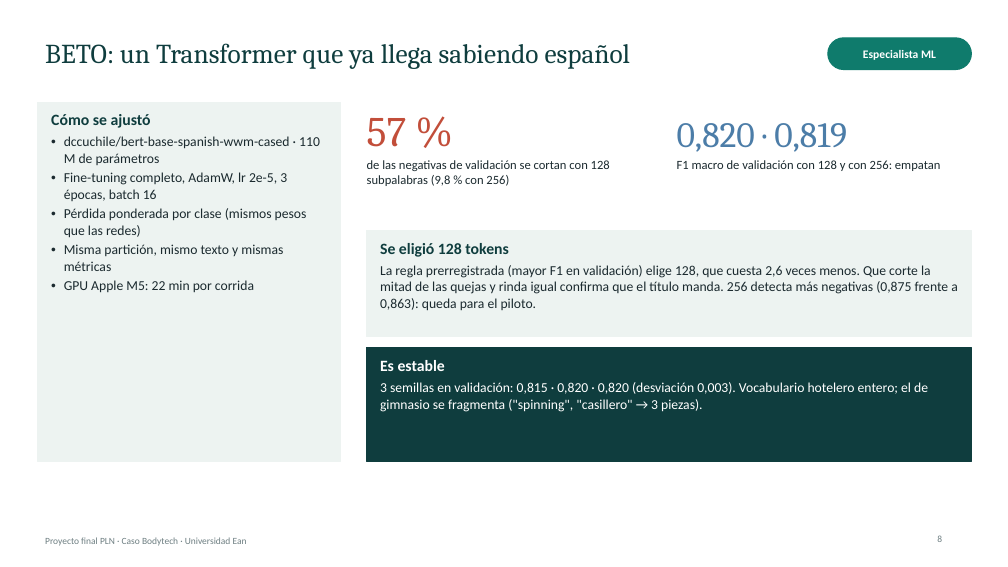
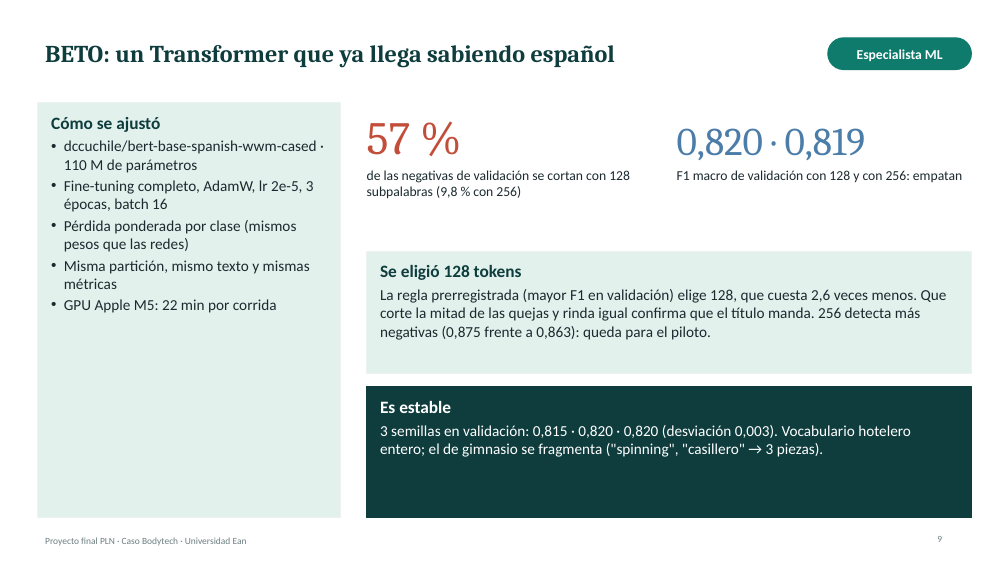
Before and after one commit to josephsbatista/proyecto-pln-bodytech, a slide deck: slide 9 of entregables/Presentacion_Final.pptx (slide 8 before the commit). Drawn at 1008x567 pixels with LibreOffice and Linux fonts; fonts in the diff are those of the drawing. Boxes give left, top, right and bottom in pixels: in the first picture for what was removed or moved away, otherwise in the second. Text is boxed around its words. In the diff, an @@ line names an element or a change of style, - is before the commit and + after.

```diff
--- a/entregables/Presentacion_Final.pptx
+++ b/entregables/Presentacion_Final.pptx
@@ title "BETO: un Transformer que ya ..." at [45,45,615,67]: size 26 to 23 pt, bold on @@
@@ text "Especialista ML" at [857,49,943,61]: size 11 to 13 pt @@
@@ rectangle: place and size @@
-rectangle at [38,102,340,461]
+rectangle at [38,103,340,518]
@@ rectangle at [38,103,340,518]: fill #EDF3F1 to #E2F1EC @@
@@ text "Cómo se ajustó" at [51,117,317,313]: size 15 to 16.5 pt in "Cómo se ajustó"; size 13 to 14.5 pt @@
@@ text "57 %" at [367,123,411,155]: size 40 to 44 pt @@
@@ text "0,820 · 0,819" at [677,128,866,160]: size 34 to 37.5 pt @@
@@ text "de las negativas de validación ..." at [367,170,630,199]: size 12 to 13 pt @@
@@ text "de las negativas de validación ...": place and size @@
-text "de las negativas de validación ..." at [367,160,610,186]
+text "de las negativas de validación ..." at [367,170,630,199]
@@ text "F1 macro de validación con ...": place and size @@
-text "F1 macro de validación con ..." at [677,160,941,171]
+text "F1 macro de validación con ..." at [677,170,962,182]
@@ text "F1 macro de validación con ..." at [677,170,962,182]: size 12 to 13 pt @@
@@ rectangle at [367,251,972,374]: fill #EDF3F1 to #E2F1EC @@
@@ rectangle: place and size @@
-rectangle at [367,231,972,337]
+rectangle at [367,251,972,374]
@@ text "Se eligió 128 tokens": place and size @@
-text "Se eligió 128 tokens" at [380,243,958,311]
+text "Se eligió 128 tokens" at [380,265,947,340]
@@ text "Se eligió 128 tokens" at [380,265,947,340]: size 15 to 16.5 pt in "Se eligió 128 tokens"; size 13 to 14.5 pt @@
@@ rectangle: place and size @@
-rectangle at [367,348,972,461]
+rectangle at [367,387,972,518]
@@ text "Es estable": place and size @@
-text "Es estable" at [380,360,928,412]
+text "Es estable" at [380,401,911,457]
@@ text "Es estable" at [380,401,911,457]: size 15 to 16.5 pt in "Es estable"; size 13 to 14.5 pt @@
```
Also in this commit, not shown: 15 other slides changed, 1 slide added, 6 other files.
